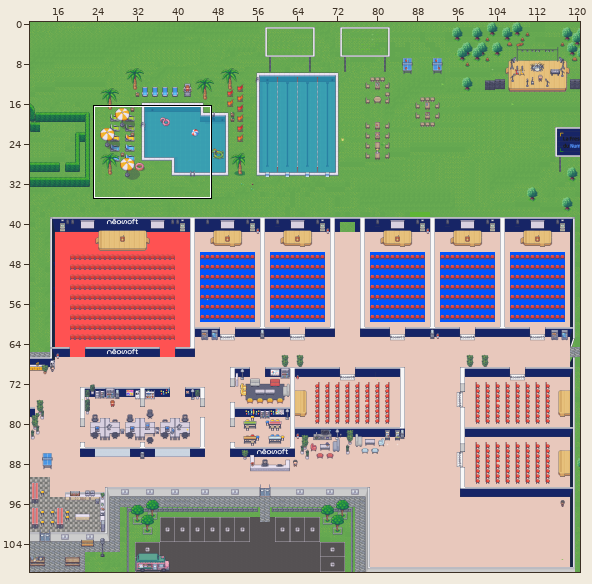
One commit to this Tiled map (JSON): map.tmj. The first picture is a wide view before the edit; the outline marks the close-up.
Close-up. Old version:
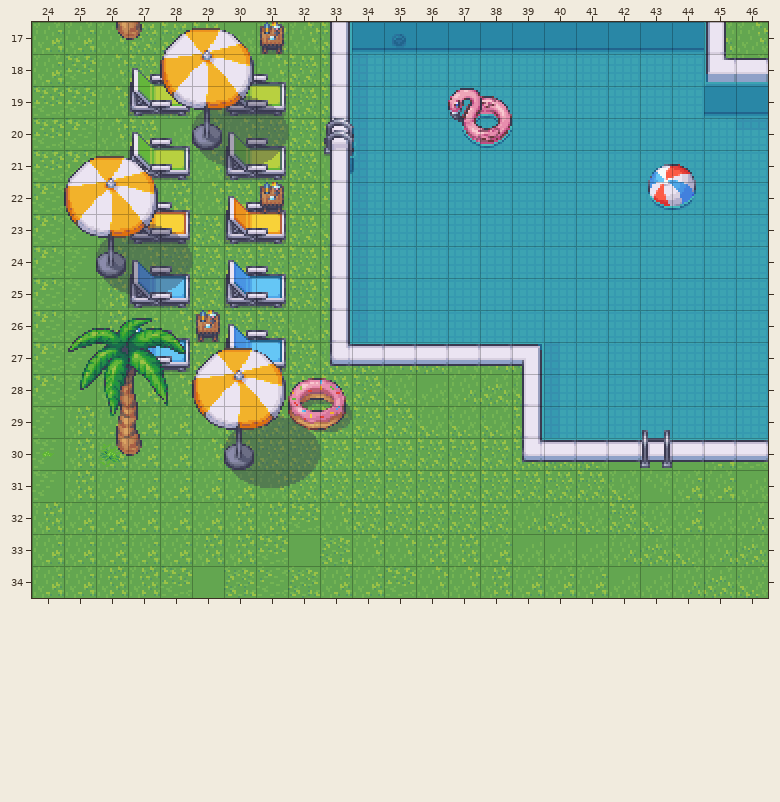
Cells are 32x32 px. Shown: x 24..46, y 17..34. The commit also changed other parts of the map, which this record leaves out.
New version:
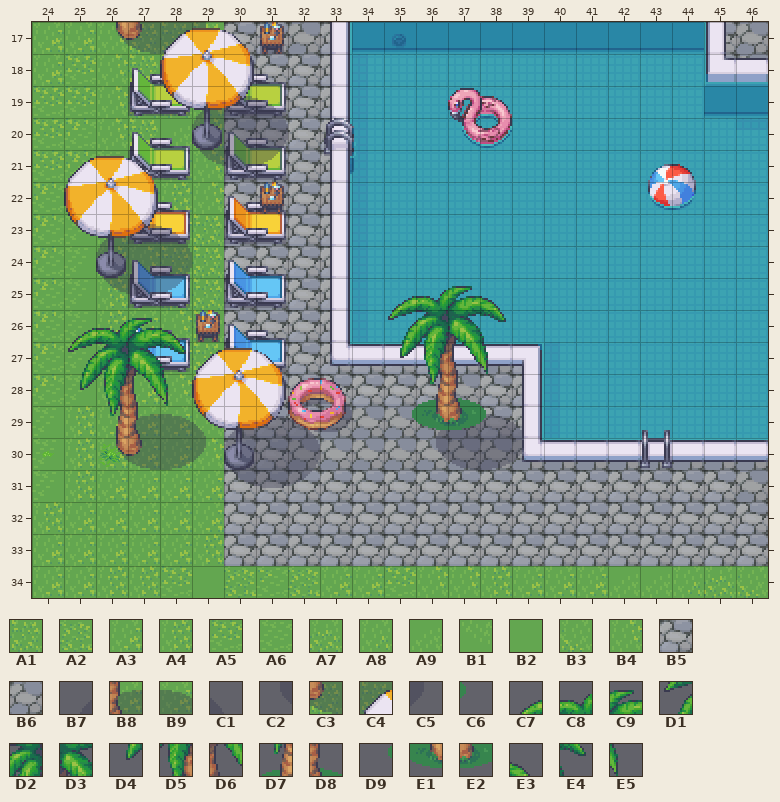
Key: from "Chunk 1": A1 30, A2 30 flipped on the other diagonal, A3 31, A4 32, A5 32 flipped on the other diagonal, A6 33 flipped on the other diagonal, A7 34, A8 35, A9 36, B1 36 flipped up-down, B2 37, B3 38, B4 39, B5 47, B6 57, B7 151, B8 152, B9 153, C1 154, C2 160, C3 161, C4 162, C5 163; from "Chunk 2": C6 92; from "Chunk 4": C7 210, C8 211, C9 212, D1 213, D2 214, D3 215, D4 216, D5 217, D6 218, D7 220, D8 221, D9 222, E1 223, E2 224; from "Chunk 5": E3 83, E4 91, E5 95.
__ is an empty cell.
Tiles replaced or removed in this view: A1, A2, A3, A4, A5, A6, A7, A8, A9, B1, B2, B3, B4.
See-through tiles are keyed as they look on the map.
Change:
Changed rows in their new state; .. is an unchanged cell.
Layer "floor":
first column x 30:
17 B5 B5 B6 B5 .. .. .. .. .. .. .. .. .. .. .. B5 B6
18 B5 B5 B5 B5 .. .. .. .. .. .. .. .. .. .. .. B5 B6
19 B5 B5 B5 B5 .. .. .. .. .. .. .. .. .. .. .. .. ..
20 B5 B5 B5 B5 .. .. .. .. .. .. .. .. .. .. .. .. ..
21 B5 B5 B5 B5 .. .. .. .. .. .. .. .. .. .. .. .. ..
22 B5 B5 B5 B5 .. .. .. .. .. .. .. .. .. .. .. .. ..
23 B5 B5 B5 B5 .. .. .. .. .. .. .. .. .. .. .. .. ..
24 B5 B5 B5 B5 .. .. .. .. .. .. .. .. .. .. .. .. ..
25 B5 B5 B5 B5 .. .. .. .. .. .. .. .. .. .. .. .. ..
26 B5 B5 B5 B5 .. .. .. .. .. .. .. .. .. .. .. .. ..
27 .. B5 B5 B5 B5 B5 B5 B5 B6 B5 .. .. .. .. .. .. ..
28 .. B5 B5 B5 B5 B5 B5 B6 B5 B5 .. .. .. .. .. .. ..
29 B5 B5 B5 B6 B6 B6 B6 B6 B5 B5 .. .. .. .. .. .. ..
30 B5 B5 B6 B6 B6 B6 B6 B6 B6 B6 B6 B6 B6 B6 B6 B6 B6
31 B5 B5 B5 B5 B5 B5 B5 B5 B5 B5 B5 B5 B5 B5 B5 B5 B6
32 B5 B5 B5 B5 B5 B5 B5 B5 B5 B5 B5 B5 B5 B5 B5 B5 B5
33 B5 B5 B5 B5 B5 B5 B5 B5 B5 B5 B5 B5 B5 B5 B5 B5 B5
Layer "belowFurnitures2":
first column x 26:
17 C2 C3 C4 C5
first column x 26:
29 .. B8 B9 C1 .. .. .. .. .. .. B7 B8 B9 C1
30 C2 C3 C4 C5 .. .. .. .. .. .. C2 C3 C4 C5
Layer "belowFurnitures1":
first column x 35:
28 .. D7 D8 ..
29 D9 E1 E2 C6
Layer "abovePlayer1":
first column x 35:
25 C7 C8 C9 E3
26 D1 D2 D3 E4
27 D4 D5 D6 E5
Boxes around the changes in both close-ups, in picture pixels (x1, y1, x2, y2):
changed: (116, 22, 768, 566)
